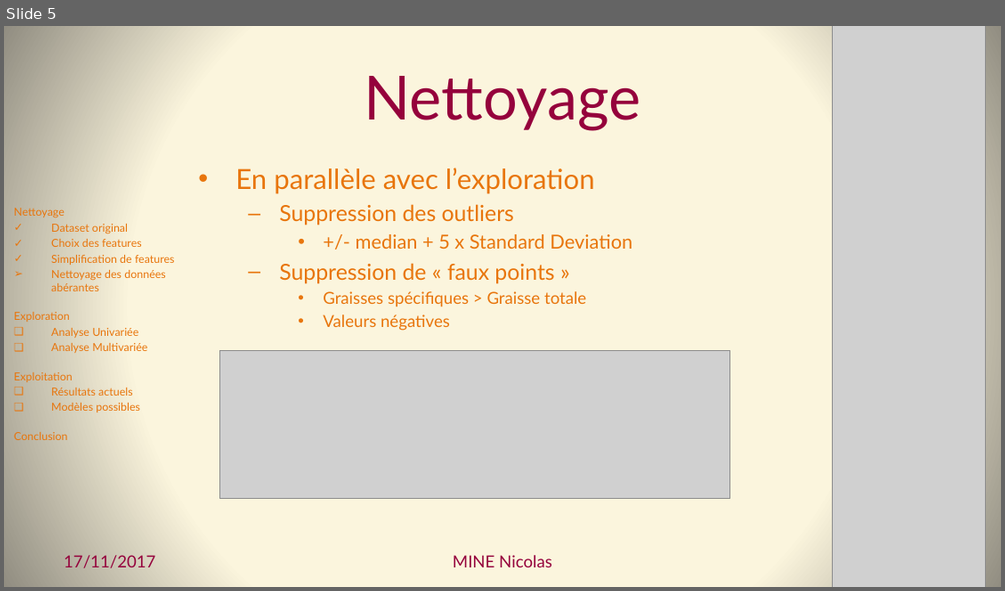
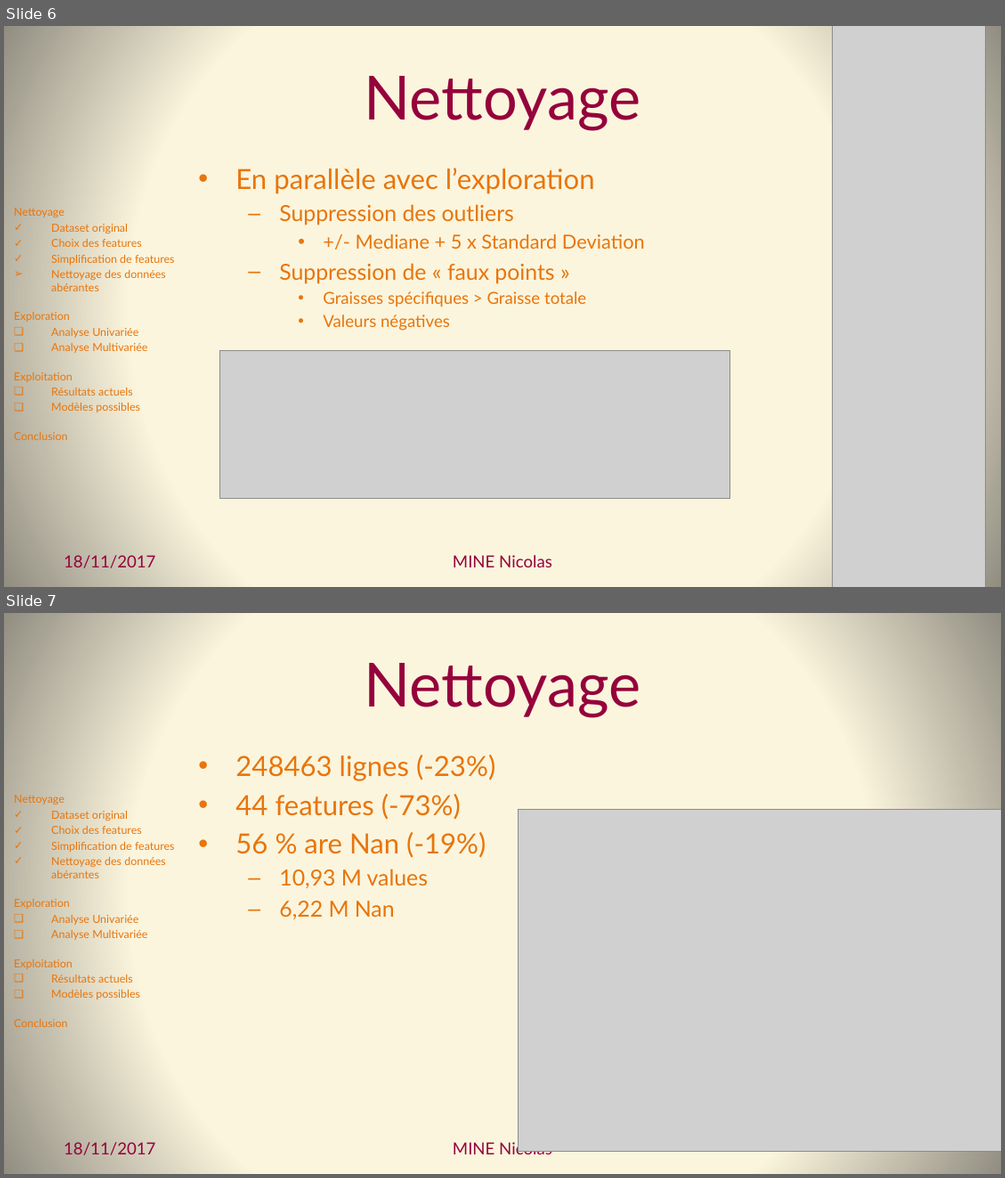
Before and after one commit to Coni63/OC_DS, a slide deck: Projet 2 - donnees nutritionnelles/Presentation-Projet_2.pptx. Shown one above the other, each under a label of ours: slide 5 before the commit, slides 6 and 7 after it. The pictures are 1005x591 and 1005x1178 pixels, drawn with LibreOffice and Linux fonts; fonts in the diff are those of the drawing; grey boxes stand for pictures. Boxes give left, top, right and bottom in pixels: in the first picture for what was removed or moved away, otherwise in the second. Text is boxed around its words. In the diff, an @@ line names an element or a change of style, - is before the commit and + after.

```diff
--- a/Projet 2 - donnees nutritionnelles/Presentation-Projet_2.pptx
+++ b/Projet 2 - donnees nutritionnelles/Presentation-Projet_2.pptx
@@ slide 7 added at (x1=4, y1=613, x2=1001, y2=1174), background gradient #FCF7DD to #918E81 @@
@@ title added at (x1=364, y1=663, x2=640, y2=718), 44 pt, text #95023C @@
+Nettoyage
@@ text added at (x1=235, y1=755, x2=495, y2=919), 20 pt, text #E8750C @@
+• 248463 lignes (-23%)
+• 44 features (-73%)
+• 56 % are Nan (-19%)
+  – 10,93 M values
+  – 6,22 M Nan
@@ text added at (x1=14, y1=795, x2=175, y2=999), 8 pt, text #E8750C @@
+Nettoyage
+✓ Dataset original
+✓ Choix des features
+✓ Simplification de features
+✓ Nettoyage des données abérantes
+Exploration
+❑ Analyse Univariée
+❑ Analyse Multivariée
+Exploitation
+❑ Résultats actuels
+❑ Modèles possibles
+Conclusion
@@ picture added at (x1=518, y1=810, x2=1001, y2=1151) @@
@@ text added at (x1=64, y1=1142, x2=155, y2=1155), 12 pt, text #95023C @@
+18/11/2017
@@ text added at (x1=453, y1=1140, x2=552, y2=1158), 12 pt, text #95023C @@
+MINE Nicolas
@@ what was slide 5 is now slide 6 @@
@@ slide 6 changed as well @@
@@ text at (x1=356, y1=234, x2=645, y2=248): text changed @@
-    • +/- median + 5 x Standard Deviation
+    • +/- Mediane + 5 x Standard Deviation
@@ text at (x1=64, y1=555, x2=155, y2=568): text changed @@
-17/11/2017
+18/11/2017
```
Also in this commit, not shown: 12 other slides changed, 8 other slides added, 21 other files.
